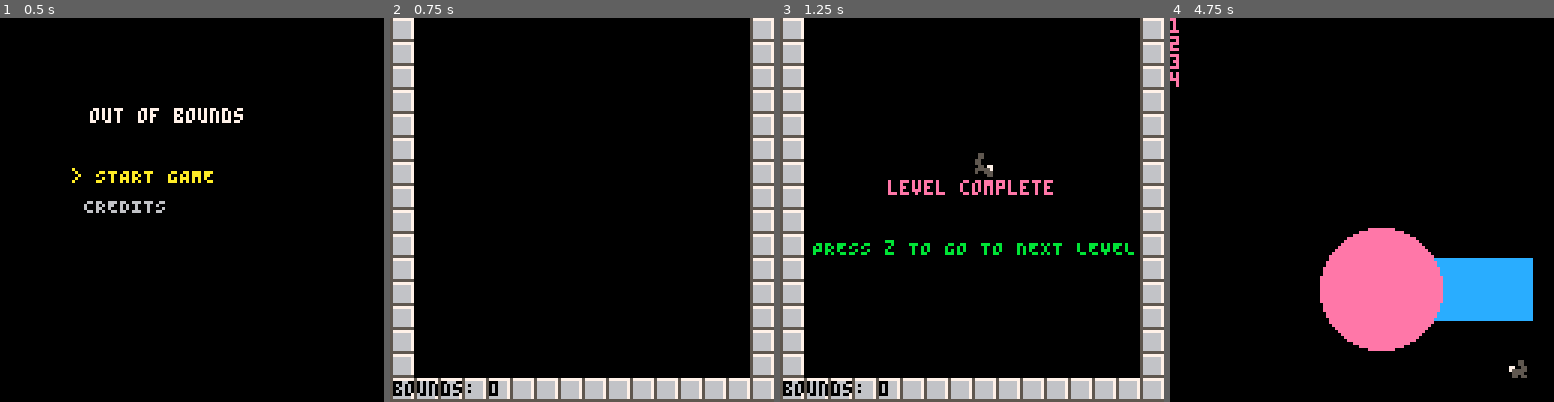
Above: before the commit, frames 1-4 (left to right).
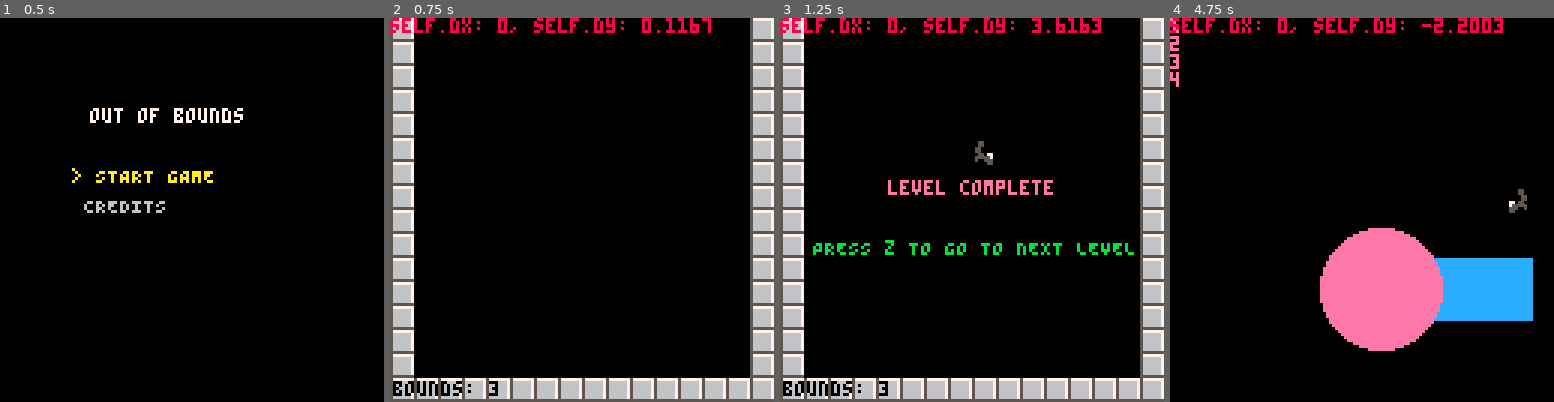
Above: after the commit, the same moments.

Repository: bardunbar/ggj-21
Game: PICO-8 cartridge carts/ggj-21.p8
Same seed, same stepped clock (60 frames per second), same inputs: the game is played once before the commit and once after it.
Inputs:
- Up to frame 1 (0.5 s): tap X (X key) at 0.33 s
- Up to frame 2 (0.75 s): tap O (Z key) at 0.7 s
- Up to frame 3 (1.25 s): tap X (X key) at 1.07 s
- Up to frame 4 (4.75 s): hold Right 1.6-2.1 s; tap O (Z key) every 0.4 s from 1.7 to 4.5 s; tap X (X key) at 1.85, 2.97, 4.08 s; hold Up 2.15-2.42 s; hold Right 2.47-3.03 s; hold Left 3.08-3.58 s; hold Down 3.63-3.97 s; hold Right 4.02-4.68 s; hold Up from 4.73 s (still down)

Frame 1 is identical in both runs. In frame 2, 1.1% of the frame differs, in the area x 0-84%, y 0-98%; in frame 3, 1.3%; in frame 4, 1.4%, in the area x 0-93%, y 0-94%.

Commit message:
adding initial bounding

Diff:
--- a/carts/hud.lua
+++ b/carts/hud.lua
@@ -17,7 +17,7 @@
 end
 
 function hud:draw()
-    print("bounds: " .. self.gameContext.boundCount, 1, 121, 0)
+    print("bounds: " .. #self.gameContext.player.boundQueue, 1, 121, 0)
     if self.gameContext.isLevelComplete then
         if self.gameContext:hasNextLevel() then
             print("level complete", 36, 54, utilities:getHighlightColor())
--- a/carts/main.lua
+++ b/carts/main.lua
@@ -11,7 +11,7 @@
     levelOrder =
     {
         "whiteboxLevel",
-        "firstLevel"
+        "firstLevel",
     },
 }
 
--- a/carts/player.lua
+++ b/carts/player.lua
@@ -33,6 +33,35 @@
     return a.frames[a.cur_frame]
 end
 
+local function createBound(xDirection, yDirection)
+    local bound = {}
+    bound.xDirection = xDirection
+    bound.xVelocity = xDirection
+    bound.yDirection = yDirection
+    bound.yVelocity = yDirection
+    bound.update = function(self)
+        if self.xVelocity ~= 0 then
+            local prevVelocity = self.xVelocity
+            self.xVelocity -= self.xDirection/60 -- decrease velocity over a second
+            if prevVelocity * self.xVelocity < 0 then
+                self.xVelocity = 0
+            end
+        end
+        if self.yVelocity ~= 0 then
+            local prevVelocity = self.yVelocity
+            self.yVelocity -= self.yDirection/60 -- decrease velocity over a second
+            if prevVelocity * self.yVelocity < 0 then
+                self.yVelocity = 0
+            end
+        end
+        printDebug("x: " .. self.xVelocity .. ", y: " .. self.yVelocity)
+    end
+    bound.isComplete = function(self)
+        return self.xVelocity == 0 and self.yVelocity == 0
+    end
+    return bound
+end
+
 local gravity = 7 * 1/60
 
 player = {
@@ -40,43 +69,27 @@
     y = 64,
     dx = 0,
     dy = 0,
+    accumulatedGravity = 0,
     grounded = false,
     moving = false,
     direction = 0,
     currentAni = idle_animation,
     numBounds = 0,
-    bounding = false
-
+    bounding = false,
+    boundQueue = {
+        createBound(0, -5),
+        createBound(0, -5),
+        createBound(0, -5),
+    },
+    curBound = nil,
 }
 
-function player:update()
-
-    -- Set up initial assumptions and data
-    local startx = self.x
-    self.dx=0
-    self.grounded = false
-
-    -- Update Velocity
-    if btn(0) then --left
-        self.dx=-2
-    end
-    if btn(1) then --right
-        self.dx=2
-    end
-
-    -- Apply Gravity
-    self.dy += gravity
-
-    -- Update Position
-    self.x += self.dx
-    self.y += self.dy
-
-    -- Solve Collisions --
+function player:solveCollisions(startx, starty)
     local val = mget((self.x+4)/8,(self.y+8)/8)
     if fget(val, 0) then
         self.y = flr((self.y)/8)*8
         self.grounded = true
-        self.dy = 0
+        self.accumulatedGravity = 0
     end
 
     local xoffset=0
@@ -91,8 +104,57 @@
         --mostly works and is simpler.
         self.x = startx
     end
+end
+
+function player:update()
+
+    -- Set up initial assumptions and data
+    local startx = self.x
+    local starty = self.y
+    local wasGrounded = self.grounded
+    self.dx=0
+    self.dy=0
+    self.grounded = false
+
+    -- Update Velocity
+    if btn(0) then --left
+        self.dx=-2
+    end
+    if btn(1) then --right
+        self.dx=2
+    end
+
+    -- Apply Gravity if not grounded
+    self.dy += self.accumulatedGravity
+    self.accumulatedGravity += gravity
+
+    if self.curBound then
+        self.curBound:update()
+        if self.curBound:isComplete() then
+            self.curBound = nil
+        else
+            self.dx += self.curBound.xVelocity
+            self.dy += self.curBound.yVelocity
+        end
+    elseif wasGrounded then
+        -- Check if we can BOUND
+        self.bounding = false
+        if btnp(4) and self.boundQueue[1] then
+            self.curBound = remove(self.boundQueue, 1)
+            self.dx += self.curBound.xVelocity
+            self.dy += self.curBound.yVelocity
+            self.bounding = true
+        end
+    end
+
+    -- Update Position
+    self.x += self.dx
+    self.y += self.dy
+
+    self:solveCollisions(startx, starty)
 
     -- Set animation state variables
+    printDebug("self.dx: " .. self.dx .. ", self.dy: " .. self.dy)
     self.direction = self.dx > 0 and 1 or self.dx < 0 and 0 or self.direction
     self.moving = self.dx ~= 0 or self.dy ~= 0
 end
@@ -117,7 +179,6 @@
     end
 end
 
-
 function player:reset_position(x, y)
     self.x, self.y = x, y
     self.dx, self.v_y = 0, 0
--- a/carts/utilities.lua
+++ b/carts/utilities.lua
@@ -21,6 +21,14 @@
     debugString = inDebugString
 end
 
+function remove(t, indexToRemove)
+    local result = t[indexToRemove]
+    for i = indexToRemove, #t do
+        t[i] = t[i + 1]
+    end
+    return result
+end
+
 function utilities:update()
     updateHighlightColor()
 end
